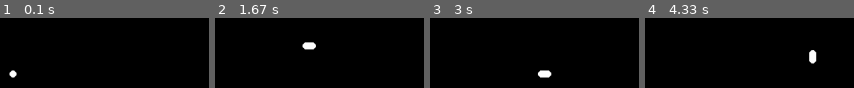
Above: before the commit, frames 1-4 (left to right).
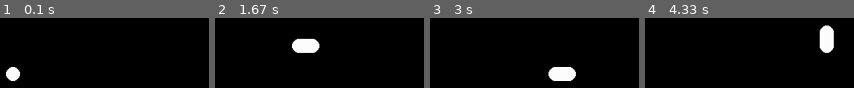
Above: after the commit, the same moments.

Repository: fredrik-andreassen/pygame-snake
Game: pygame game, started from main.py
The game is run twice, just before and just after one commit, with the same random seed, the same clock (stepped at 60 frames per second) and the same inputs.
Inputs:
- Up to frame 1 (0.1 s): no input
- Up to frame 2 (1.67 s): hold Right 0.33-0.8 s; hold Up 0.83-1.13 s; hold Right 1.17-1.63 s
- Up to frame 3 (3 s): hold Down 2.23-2.53 s; hold Left 2.57-2.97 s
- Up to frame 4 (4.33 s): hold Up 3-3.37 s; hold Right 3.4-4.03 s; hold Down from 4.07 s (still down)

The runs differ from the first frame. In frame 1, 1.0% of the frame differs, in the area x 2-10%, y 70-90%; in frame 2, 2.1%; in frame 3, 2.9%; in frame 4, 3.2%, in the area x 78-91%, y 10-66%.

Commit message:
Fikset feil med sending av STEP til Board

Diff:
--- a/main.py
+++ b/main.py
@@ -8,7 +8,7 @@
 HEIGHT = 720
 FRAMERATE = 200
 
-STEP = 10
+STEP = 20
 
 def main():
     pygame.init()
@@ -17,7 +17,7 @@
     pygame.display.set_caption('pygame-snake')
     clock = pygame.time.Clock()
 
-    board = Board(main_surface, 10)
+    board = Board(main_surface, STEP)
     board.add_snake({pygame.K_UP: 'up', pygame.K_DOWN: 'down', pygame.K_RIGHT: 'right', pygame.K_LEFT: 'left'})
 
     while True:
